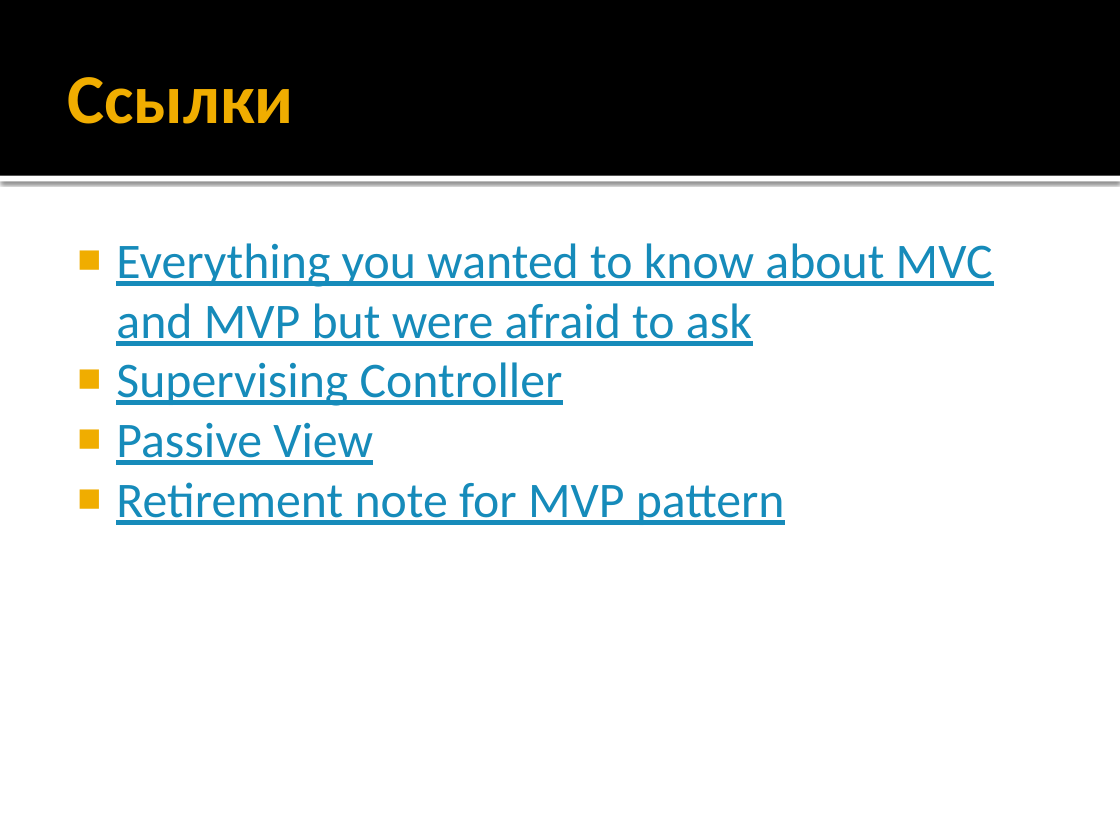
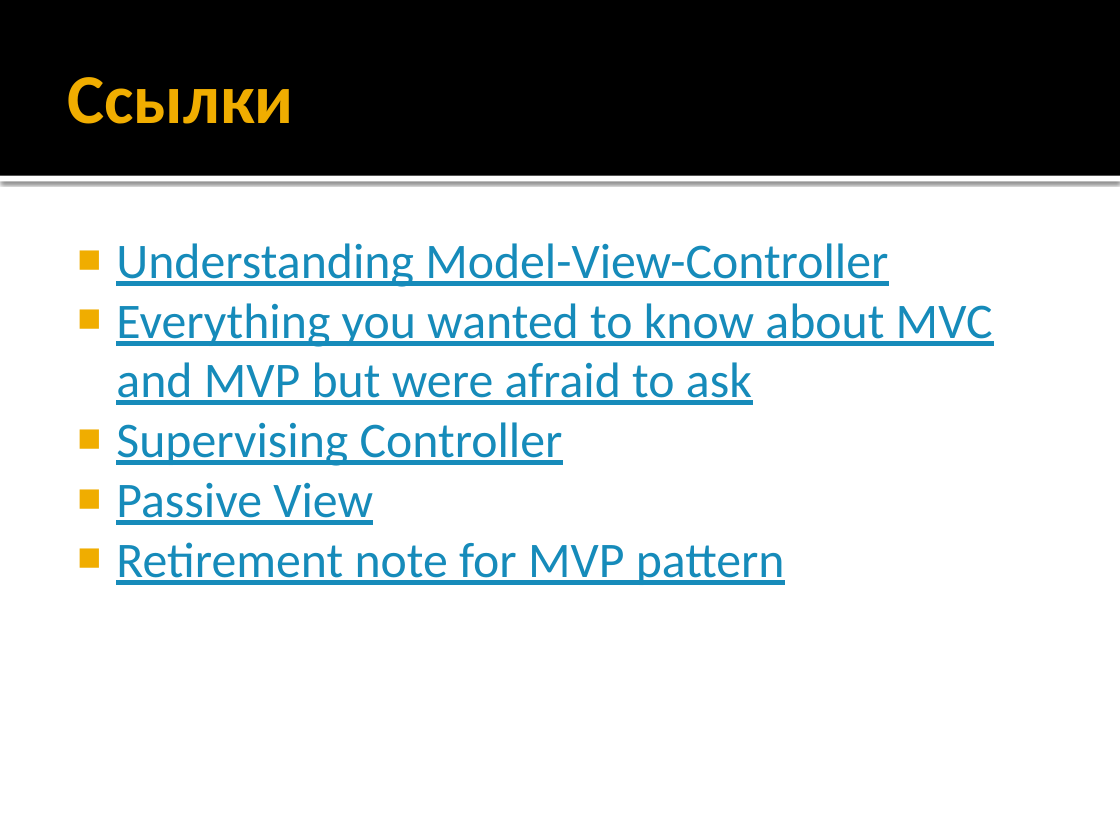
Before and after one commit to iv-sergius/ood, a slide deck: slide 19 of lectures/mvxx/mvxx.pptx (slide 11 before the commit). Drawn at 1120x840 pixels with LibreOffice and Linux fonts; fonts in the diff are those of the drawing. Boxes give left, top, right and bottom in pixels: in the first picture for what was removed or moved away, otherwise in the second. Text is boxed around its words. In the diff, an @@ line names an element or a change of style, - is before the commit and + after.

```diff
--- a/lectures/mvxx/mvxx.pptx
+++ b/lectures/mvxx/mvxx.pptx
@@ text at <box>116,243,888,287</box>: paragraph added @@
+■ Understanding Model-View-Controller
```
Also in this commit, not shown: 2 other slides changed, 8 slides added.
